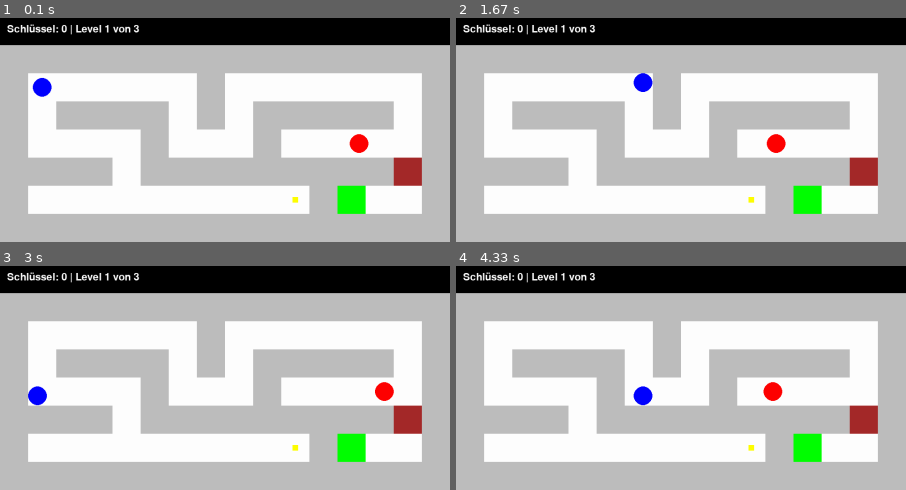
Above: before the commit, frames 1-4 (two rows, left to right).
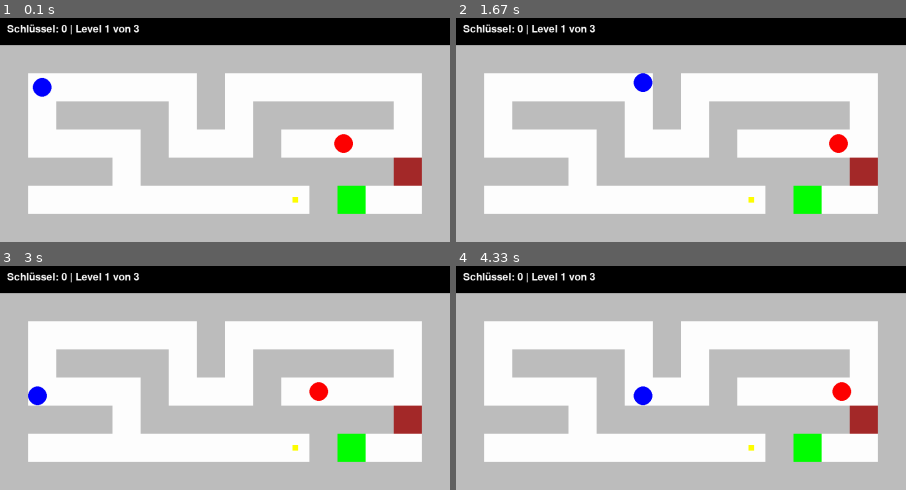
Above: after the commit, the same moments.

Repository: binaerverkehr/pygamece-tutorial
Game: pygame game, started from game.py
Same seed, same stepped clock (60 frames per second), same inputs: the game is played once before the commit and once after it.
Inputs:
- Up to frame 1 (0.1 s): no input
- Up to frame 2 (1.67 s): hold D 0.33-0.8 s; hold W 0.83-1.13 s; hold D 1.17-1.63 s
- Up to frame 3 (3 s): hold A 1.67-2.2 s; hold S 2.23-2.53 s; hold A 2.57-2.97 s
- Up to frame 4 (4.33 s): hold W 3-3.37 s; hold D 3.4-4.03 s; hold S from 4.07 s (still down)

The runs differ from the first frame. In frame 1, 0.5% of the frame differs, in the area x 74-82%, y 51-61%; in frame 2, 0.6%; in frame 3, 0.6%; in frame 4, 0.6%, in the area x 68-88%, y 51-61%.

Commit message:
Gegner-Richtung individuell bestimmen

Diff:
--- a/enemy.py
+++ b/enemy.py
@@ -1,10 +1,17 @@
 import pygame
+
+ENEMY_DIRECTIONS = {
+    ">": (1, 0),
+    "<": (-1, 0),
+    "^": (0, -1),
+    "v": (0, 1),
+}
 
 
 class Enemy:
-    def __init__(self, x: float, y: float, radius, color):
+    def __init__(self, x: float, y: float, radius, color, direction):
         self.pos = pygame.Vector2(x, y)
-        self.direction = pygame.Vector2(1, 0)
+        self.direction = pygame.Vector2(direction)
         self.radius = radius
         self.speed = 200
         self.color = color
--- a/level.py
+++ b/level.py
@@ -1,7 +1,7 @@
 import pygame
 
 from constants import ENEMY_RADIUS, TILE_SIZE
-from enemy import Enemy
+from enemy import ENEMY_DIRECTIONS, Enemy
 
 
 class Level:
@@ -34,10 +34,11 @@
                 elif char == "D":
                     door_rect = pygame.Rect(x, y, TILE_SIZE, TILE_SIZE)
                     self.doors.append(door_rect)
-                elif char == "E":
+                elif char in ENEMY_DIRECTIONS:
                     enemy_x = x + TILE_SIZE / 2
                     enemy_y = y + TILE_SIZE / 2
-                    enemy_rect = Enemy(enemy_x, enemy_y, ENEMY_RADIUS, "red")
+                    direction = ENEMY_DIRECTIONS[char]
+                    enemy_rect = Enemy(enemy_x, enemy_y, ENEMY_RADIUS, "red", direction)
                     self.enemies.append(enemy_rect)
 
     @property
@@ -70,14 +71,14 @@
         "################",
         "#P     #       #",
         "# #### # ##### #",
-        "#    #   #  E  #",
+        "#    #   #  <  #",
         "#### #########D#",
         "#         K#G  #",
         "################",
     ],
     [
         "################",
-        "#      #      K#",
+        "#   >  #      K#",
         "#D##K# #D## ####",
         "#D##K#    # ##P#",
         "# #########D## #",
@@ -88,7 +89,7 @@
         "################",
         "#P#K##      K#G#",
         "# # ##D##D#### #",
-        "#      ##      #",
+        "#>     ##      #",
         "################",
     ],
 ]
